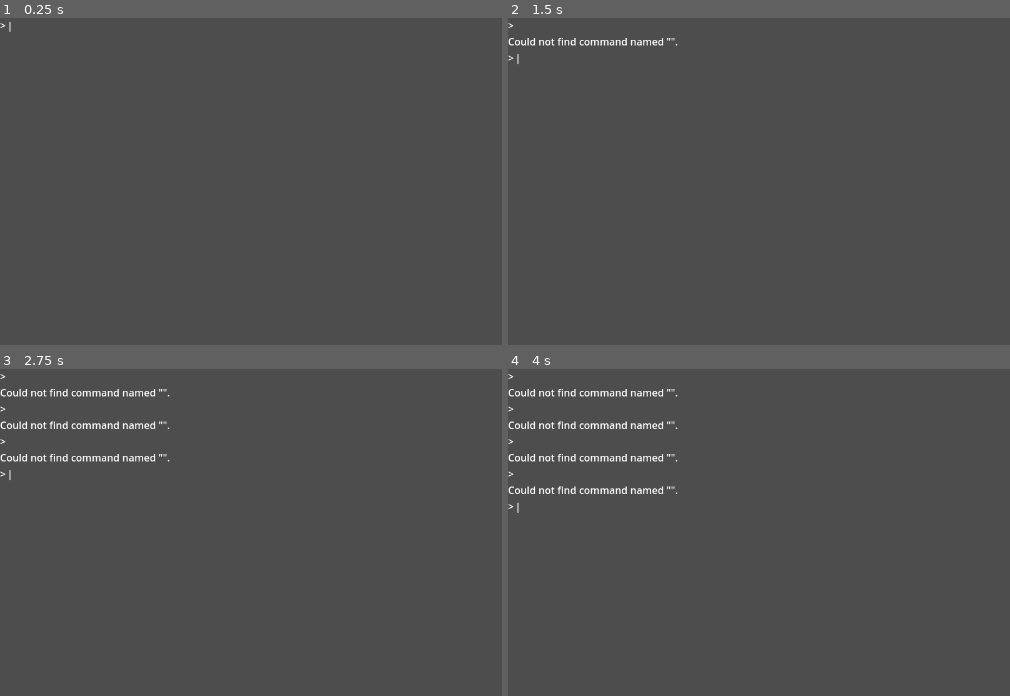
Above: before the commit, frames 1-4 (two rows, left to right).
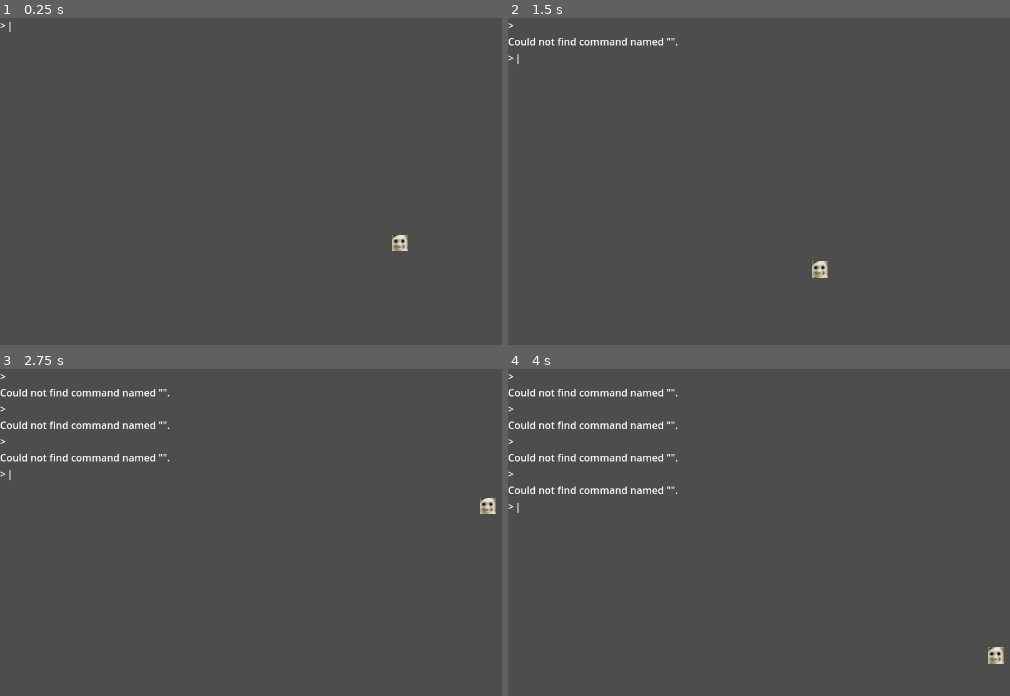
Above: after the commit, the same moments.

Repository: huhthatsnice/Square-Games
Game: Godot game, scene res://scenes/game.tscn
Same seed, same stepped clock (60 frames per second), same inputs: the game is played once before the commit and once after it. Before the commit the project starts from res://scenes/menu.tscn.
Inputs (mouse positions are in pixels of both pictures, inside the frame that each line leads up to):
- Up to frame 1 (0.25 s): no input
- Up to frame 2 (1.5 s): tap Enter at 0.5 s; move the mouse to (outside the picture) at 0.52 s; hold Right 0.53-1.28 s; tap Backspace at 0.6, 1.35 s; tap Space at 1.25 s; move the mouse to (748, 266) at 1.27 s; hold Left from 1.28 s (still down)
- Up to frame 3 (2.75 s): tap Enter at 2, 2.1 s; move the mouse to (481, 496) at 2.02 s; release Left at 2.03 s; hold Right from 2.03 s (still down); tap Backspace at 2.3 s
- Up to frame 4 (4 s): tap Space at 2.75 s; move the mouse to (869, 682) at 2.77 s; tap Backspace at 2.85, 3.6 s; tap Enter at 3.5 s; move the mouse to (outside the picture) at 3.52 s; release Right at 3.53 s; hold Left from 3.53 s (still down)

The runs differ from the first frame. In frame 1, 0.2% of the frame differs, in the area x 78-82%, y 66-72%; in frame 2, 0.2%, in the area x 60-64%, y 74-80%; in frame 3, 0.2%; in frame 4, 0.2%.

Commit message:
add the rest of the game

Diff:
--- /dev/null
+++ b/assets/materials/new_standard_material_3d.tres
@@ -0,0 +1,4 @@
+[gd_resource type="StandardMaterial3D" format=3 uid="uid://cbx2t2ss3am4x"]
+
+[resource]
+shading_mode = 0
--- a/project.godot
+++ b/project.godot
@@ -12,7 +12,7 @@
 
 config/name="SSCS"
 config/version="0.1"
-run/main_scene="uid://bvu7fbyxi5nab"
+run/main_scene="uid://dxie0udrkwq8l"
 config/use_custom_user_dir=true
 config/custom_user_dir_name="SSCS"
 config/features=PackedStringArray("4.4", "Forward Plus", "Redot")
@@ -28,8 +28,9 @@
 [autoload]
 
 SSCS="*res://scripts/singletons/SSCS.gd"
-Terminal="*res://scenes/terminal.tscn"
-CommandLoader="*res://scripts/CommandLoader.gd"
+Terminal="*res://scenes/singletons/terminal.tscn"
+CommandLoader="*res://scripts/singletons/CommandLoader.gd"
+AudioManager="*res://scripts/singletons/AudioManager.gd"
 
 [debug]
 
@@ -39,6 +40,7 @@
 
 window/size/viewport_width=1280
 window/size/viewport_height=720
+window/size/mode=3
 window/stretch/aspect="ignore"
 window/vsync/vsync_mode=0
 
--- a/scenes/game.tscn
+++ b/scenes/game.tscn
@@ -1,8 +1,16 @@
-[gd_scene load_steps=2 format=3 uid="uid://dxie0udrkwq8l"]
+[gd_scene load_steps=3 format=3 uid="uid://dxie0udrkwq8l"]
 
-[ext_resource type="Script" uid="uid://cpvhaddtqbkgb" path="res://scripts/classes/NoteHandler.gd" id="1_uwrxv"]
+[ext_resource type="Texture2D" uid="uid://djm8y1mnluy33" path="res://assets/defaults/cursor.jpg" id="2_lnu2h"]
+[ext_resource type="Script" uid="uid://55f13iefthiq" path="res://scripts/classes/Cursor.gd" id="2_yqjtg"]
 
 [node name="Game" type="Node3D"]
 
-[node name="Notes" type="Node3D" parent="."]
-script = ExtResource("1_uwrxv")
+[node name="Cursor" type="Sprite3D" parent="."]
+unique_name_in_owner = true
+transform = Transform3D(1, 0, 0, 0, 1, 0, 0, 0, 1, 0, 0, 10)
+texture = ExtResource("2_lnu2h")
+script = ExtResource("2_yqjtg")
+
+[node name="Camera3D" type="Camera3D" parent="."]
+transform = Transform3D(-1, 0, -8.74228e-08, 0, 1, 0, 8.74228e-08, 0, -1, 0, 0, 0)
+current = true
--- a/scenes/menu.tscn
+++ /dev/null
@@ -1,12 +0,0 @@
-[gd_scene load_steps=2 format=3 uid="uid://bvu7fbyxi5nab"]
-
-[ext_resource type="Script" uid="uid://0lufbwn5daio" path="res://scripts/menu.gd" id="1_yqjtg"]
-
-[node name="Menu" type="Control"]
-layout_mode = 3
-anchors_preset = 15
-anchor_right = 1.0
-anchor_bottom = 1.0
-grow_horizontal = 2
-grow_vertical = 2
-script = ExtResource("1_yqjtg")
--- a/scenes/prefabs/note.tscn
+++ b/scenes/prefabs/note.tscn
@@ -2,11 +2,9 @@
 
 [ext_resource type="ArrayMesh" uid="uid://hivf8c2sjwfg" path="res://assets/meshes/Rounded.obj" id="1_5ueft"]
 [ext_resource type="Script" uid="uid://cs75yljb0w6bw" path="res://scripts/classes/Note.gd" id="1_qg57c"]
-
-[sub_resource type="StandardMaterial3D" id="StandardMaterial3D_0fjeg"]
-shading_mode = 0
+[ext_resource type="Material" uid="uid://cbx2t2ss3am4x" path="res://assets/materials/new_standard_material_3d.tres" id="2_0fjeg"]
 
 [node name="Note" type="MeshInstance3D"]
 mesh = ExtResource("1_5ueft")
-surface_material_override/0 = SubResource("StandardMaterial3D_0fjeg")
+surface_material_override/0 = ExtResource("2_0fjeg")
 script = ExtResource("1_qg57c")
--- a/scenes/terminal.tscn
+++ b/scenes/singletons/terminal.tscn
@@ -1,6 +1,6 @@
-[gd_scene load_steps=4 format=3 uid="uid://cmhf6nd2laeuc"]
+[gd_scene load_steps=4 format=3 uid="uid://3plwyh6qwfvl"]
 
-[ext_resource type="Script" uid="uid://fpdfqibiw5d7" path="res://scripts/Terminal.gd" id="1_m430i"]
+[ext_resource type="Script" uid="uid://fpdfqibiw5d7" path="res://scripts/singletons/Terminal.gd" id="1_yjhey"]
 
 [sub_resource type="SystemFont" id="SystemFont_noarx"]
 subpixel_positioning = 0
@@ -18,4 +18,4 @@
 size_flags_vertical = 3
 label_settings = SubResource("LabelSettings_a0tk4")
 autowrap_mode = 2
-script = ExtResource("1_m430i")
+script = ExtResource("1_yjhey")
--- /dev/null
+++ b/scripts/classes/Cursor.gd
@@ -0,0 +1,23 @@
+extends Sprite3D
+class_name Cursor
+
+var pos:Vector2 = Vector2(0,0)
+
+const gridMax = Vector2(3,3)/2
+
+var grid_distance:float = SSCS.settings.grid_distance
+
+func _ready() -> void:
+	var texture_size:Vector2 = self.texture.get_size()
+	self.scale=(Vector3(texture_size.x,texture_size.y,1)*self.pixel_size).inverse() * Vector3(0.28,0.28,1)
+	print(self.scale)
+	update_position()
+
+func update_position() -> void:
+	self.position=Vector3(pos.x,pos.y,grid_distance)
+
+
+func _input(event: InputEvent) -> void:
+	if event is InputEventMouseMotion:
+		pos = (pos+(-event.relative)/SSCS.settings.pixels_per_grid_unit).clamp(-gridMax,gridMax)
+		update_position()
--- /dev/null
+++ b/scripts/classes/GameHandler.gd
@@ -0,0 +1,131 @@
+extends Node3D
+class_name GameHandler
+
+const note_base: PackedScene = preload("res://scenes/prefabs/note.tscn")
+const note_mesh: ArrayMesh = preload("res://assets/meshes/Rounded.obj")
+
+var map: MapLoader.Map
+
+var notes: Array[Note]
+var cursor: Cursor
+
+var misses: int = 0
+var hits: int = 0
+
+var last_loaded_note_id: int=0
+
+var ran: bool = false
+var stopped: bool = false
+
+var playing: bool = false
+
+var hit_time: float = SSCS.modifiers.hit_time/1000
+var hitbox_size: float = SSCS.modifiers.hitbox_size
+
+var approach_time: float = SSCS.settings.spawn_distance/SSCS.settings.approach_rate
+
+var health: float = 5
+
+signal ended
+
+func _init(map_arg: MapLoader.Map) -> void:
+	map = map_arg
+
+func _ready() -> void:
+	cursor = $"../Cursor"
+
+func play() -> void:
+	assert(not ran, "Tried to run game manager more than once")
+	ran = true
+
+	Input.mouse_mode=Input.MOUSE_MODE_CONFINED_HIDDEN
+	cursor.pos=Vector2()
+	cursor.update_position()
+	playing = true
+	AudioManager.set_stream(map.audio)
+	AudioManager.set_playback_speed(SSCS.modifiers.speed)
+	AudioManager.play(0)
+
+func stop() -> void:
+	assert(not stopped, "Tried to stop game manager more than once")
+	stopped = true
+
+	Input.mouse_mode=Input.MOUSE_MODE_VISIBLE
+	ended.emit()
+	playing = false
+	AudioManager.stop()
+
+func pause() -> void:
+	Input.mouse_mode=Input.MOUSE_MODE_VISIBLE
+	playing = false
+	AudioManager.stop()
+
+func unpause() -> void:
+	Input.mouse_mode=Input.MOUSE_MODE_CONFINED_HIDDEN
+	playing = true
+	AudioManager.resume()
+
+func _register_hit() -> void:
+	print('hit')
+	hits+=1
+	health=clamp(health+0.5,0,5)
+	print(health)
+
+func _register_miss() -> void:
+	print('miss')
+	misses+=1
+	health=clamp(health-1,0,5)
+	print(health)
+
+func _check_death() -> void:
+	if health==0:
+		stop()
+
+var last_load:float = 0
+func _load_notes() -> void:
+	while last_loaded_note_id<len(map.data):
+		var note_data: MapLoader.NoteDataMinimal = map.data[last_loaded_note_id]
+		if float(note_data.t)/1000 <= AudioManager.elapsed+approach_time:
+			var note:Note = Note.new(last_loaded_note_id, Vector2(note_data.x, note_data.y), float(note_data.t)/1000, note_mesh)
+			notes.append(note)
+			self.add_child(note)
+			last_loaded_note_id += 1
+		else:
+			break
+
+	#debug loader, just loads a string of notes at 10 notes per second
+	#if AudioManager.elapsed-0.1>last_load:
+		#last_load = AudioManager.elapsed
+		#var note:Note = Note.new(last_loaded_note_id, Vector2(0, 0), AudioManager.elapsed+approach_time, note_mesh)
+		#notes.append(note)
+		#self.add_child(note)
+		#last_loaded_note_id += 1
+
+
+func _check_hitreg() -> void:
+	for note: Note in notes:
+		if note.t<AudioManager.elapsed:
+			if note.t<AudioManager.elapsed-hit_time:
+				_register_miss()
+				note.queue_free()
+				notes.erase(note)
+			else:
+				var diff:Vector2 = (note.pos-cursor.pos).abs()
+
+				if max(diff.x,diff.y)<hitbox_size:
+					note.queue_free()
+					notes.erase(note)
+					_register_hit()
+		else:
+			break
+
+func _update_render() -> void:
+	for note: Note in notes:
+		note._render(AudioManager.elapsed)
+
+func _process(_dt:float) -> void:
+	if not playing or stopped: return
+	_load_notes()
+	_check_hitreg()
+	_check_death()
+	_update_render()
--- a/scripts/classes/MapLoader.gd
+++ b/scripts/classes/MapLoader.gd
@@ -25,16 +25,19 @@
 static func _parse_data(data: String) -> Array[NoteDataMinimal]:
 	var output_data: Array[NoteDataMinimal] = []
 
-	for v:String in data.split(","):
+	for v: String in data.split(","):
 		var split: PackedStringArray = v.split("|")
-		output_data.append(NoteDataMinimal.new(split[0].to_float(), split[1].to_float(), split[2].to_int()))
+		if len(split)==3:
+			output_data.append(NoteDataMinimal.new(1-split[0].to_float(), split[1].to_float()-1, split[2].to_int()))
 
 	return output_data
 
 static func from_path_native(path:String) -> Map:
 	var new_map: Map = Map.new()
 
-	var audio: AudioStream = load("%s/audio.mp3" % path)
+	var audio: AudioStreamMP3 = AudioStreamMP3.new()
+	audio.data = FileAccess.get_file_as_bytes("%s/audio.mp3" % path)
+
 	var raw_data: String = FileAccess.get_file_as_string("%s/data.txt" % path)
 	var data: Array =  _parse_data(raw_data)
 
--- a/scripts/classes/Note.gd
+++ b/scripts/classes/Note.gd
@@ -1,17 +1,62 @@
 extends MeshInstance3D
 class_name Note
 
+const note_material: StandardMaterial3D = preload("res://assets/materials/new_standard_material_3d.tres")
+
 var note_id: int = 0
 var color: Color
+var color_assigned:bool = false
 var pos: Vector2
 var t: float
 
+var color_set:Array[Color]=SSCS.settings.color_set
+
+var approach_rate:float = SSCS.settings.approach_rate
+var spawn_distance:float = SSCS.settings.spawn_distance
+var approach_time:float = spawn_distance/approach_rate
+
+var vanish_distance:float = -SSCS.settings.vanish_distance
+var grid_distance:float = SSCS.settings.grid_distance
+
+var has_vanished:bool = false
+
+var note_mesh: Mesh
+
+func _init(note_id_arg: int, pos_arg: Vector2, t_arg: float, note_mesh_arg: Mesh) -> void:
+	note_id=note_id_arg
+	pos=pos_arg
+	t=t_arg
+	note_mesh = note_mesh_arg
+
+	self.mesh=note_mesh
+	self.set_surface_override_material(0,note_material.duplicate())
+
 func _ready() -> void:
-	if color == null:
-		color = SSCS.derived.ColorSet[note_id % len(SSCS.derived.ColorSet)]
+	if not color_assigned:
+		color_assigned = true
+		color = color_set[note_id % len(color_set)]
 
-	var material: StandardMaterial3D = self.get_surface_override_material(0).duplicate()
-
+	var material: StandardMaterial3D = self.get_surface_override_material(0)
 	material.albedo_color = color
 
-	self.set_surface_override_material(0, material)
+	#guaruntees note's absolute size will be the Vector3 on the right
+	var aabb:AABB = self.get_aabb()
+
+	self.scale = aabb.size.inverse() * Vector3(1,1,0.2)
+
+
+func _render(ct: float) -> void:
+	if has_vanished: return
+
+	var time_til_hit: float = t-ct
+
+	var note_lerp: float = (time_til_hit/approach_time)
+
+	var new_pos: float = spawn_distance*note_lerp
+
+	if new_pos < vanish_distance:
+		has_vanished=true
+		self.transparency=1
+		return
+
+	self.position=Vector3(pos.x,pos.y,grid_distance+new_pos)
--- a/scripts/classes/NoteHandler.gd
+++ /dev/null
@@ -1,16 +0,0 @@
-extends Node3D
-class_name NoteHandler
-
-var notes: Array[Note] = []
-const note_base: PackedScene = preload("res://scenes/prefabs/note.tscn")
-
-
-static func create_note(pos: Vector2, t: float) -> void:
-	var new_note: Note = note_base.instantiate()
-
-	new_note.pos = pos
-	new_note.t = t
-
-func check() -> void:
-	for note: Note in notes:
-		pass
--- a/scripts/menu.gd
+++ /dev/null
@@ -1,4 +0,0 @@
-extends Control
-
-func _ready() -> void:
-	pass
--- /dev/null
+++ b/scripts/singletons/AudioManager.gd
@@ -0,0 +1,49 @@
+extends Node
+
+var player: AudioStreamPlayer
+var stream: AudioStream
+
+var playing: bool = false
+var elapsed: float = 0
+var last_update: int = 0
+var playback_speed: float = 1
+
+signal ended
+
+func _ready() -> void:
+	player = AudioStreamPlayer.new()
+	player.bus=&"Music"
+	player.pitch_scale=playback_speed
+	player.volume_linear=0.5
+	player.finished.connect(func() -> void:
+		playing=false
+		ended.emit()
+	)
+	self.add_child(player)
+
+func set_stream(new_stream: AudioStream) -> void:
+	stream = new_stream
+	player.stream=stream
+
+func set_playback_speed(speed: float) -> void:
+	playback_speed=speed
+	player.pitch_scale=speed
+
+func play(from:float) -> void:
+	playing = true
+	player.play()
+	elapsed=from
+	last_update = Time.get_ticks_usec()
+
+func stop() -> void:
+	playing = false
+	player.stop()
+
+func resume() -> void:
+	play(elapsed)
+
+func _process(_dt: float) -> void:
+	if not playing: return
+	var current_update: int = Time.get_ticks_usec()
+	elapsed += (float(current_update-last_update)/1_000_000)*playback_speed
+	last_update = current_update
--- a/scripts/CommandLoader.gd
+++ b/scripts/singletons/CommandLoader.gd
@@ -14,7 +14,8 @@
 	commands.append(command)
 
 func _ready() -> void:
-
+	if not Terminal.is_node_ready():
+		await Terminal.ready
 	Terminal.line_entered.connect(func(line:String)->void:
 		var split:PackedStringArray = line.split(" ")
 		var cmd:String = split[0]
@@ -56,7 +57,6 @@
 	register_command(Command.new(func(setting_name:String,setting_value:String) -> void:
 		if SSCS.settings.has(setting_name):
 			var type:int = typeof(SSCS.settings[setting_name])
-			var out:Variant
 			var valid:bool = true
 			match type:
 				TYPE_FLOAT:
@@ -82,57 +82,21 @@
 			Terminal.print_console("Failed to set {0} to {1} (invalid setting name).\n".format([setting_name,setting_value]))
 	,["set","setsetting"]))
 
+	register_command(Command.new(func(map_name: String) -> void:
+		var map:MapLoader.Map = MapLoader.from_path_native("user://maps/{0}".format([map_name]))
+		var game_handler:GameHandler = GameHandler.new(map)
 
-			#elif cmd =="lsm" or cmd =="listsongs" or cmd=="listmaps":
-			#for v:String in DirAccess.get_directories_at("user://maps"):
-				#%Terminal.print_console(v+"\n")
-		#elif cmd=="lss" or cmd=="listsettings":
-			#for i:String in SSCS.settings.keys():
-				#var v:Variant = SSCS.settings[i]
-				#%Terminal.print_console("{0}:{1}\n".format([i,v]))
+		var game_scene:Node = $"/root/Game"
 
-	#if cmd=="clr" or cmd=="clear":
-			#%Terminal.consoleText=""
-		#elif cmd=="set" or cmd=="setsetting":
-			#print("got set command")
-			#if len(split)!=3:
-				#%Terminal.print_console("Invalid argument count.\n")
-				#return
-#
-			#if SSCS.settings.has(split[1]):
-				#var type:int = typeof(SSCS.settings[split[1]])
-				#var out:Variant
-				#var valid:bool = true
-				#match type:
-					#TYPE_FLOAT:
-						#if split[2].is_valid_float():
-							#SSCS.settings[split[1]]=split[2].to_float()
-						#else:
-							#valid = false
-							#%Terminal.print_console("Failed to set {0} to {1} (invalid setting value).\n".format([split[1],split[2]]))
-					#TYPE_INT:
-						#if split[2].is_valid_int():
-							#SSCS.settings[split[1]]=split[2].to_int()
-						#else:
-							#valid = false
-							#%Terminal.print_console("Failed to set {0} to {1} (invalid setting value).\n".format([split[1],split[2]]))
-					#TYPE_BOOL:
-						#if split[2]=="false" or split[2]=="true":
-							#SSCS.settings[split[1]]=split[2]=="true"
-						#else:
-							#valid = false
-							#%Terminal.print_console("Failed to set {0} to {1} (invalid setting value).\n".format([split[1],split[2]]))
-				#if valid:
-					#%Terminal.print_console("Set {0} to {1} successfully.\n".format([split[1],split[2]]))
-			#else:
-				#%Terminal.print_console("Failed to set {0} to {1} (invalid setting name).\n".format([split[1],split[2]]))
-#
-		#elif cmd =="lsm" or cmd =="listsongs" or cmd=="listmaps":
-			#for v:String in DirAccess.get_directories_at("user://maps"):
-				#%Terminal.print_console(v+"\n")
-		#elif cmd=="lss" or cmd=="listsettings":
-			#for i:String in SSCS.settings.keys():
-				#var v:Variant = SSCS.settings[i]
-				#%Terminal.print_console("{0}:{1}\n".format([i,v]))
-		#else:
-			#%Terminal.print_console("No valid command named {0}.\n".format([split[0]]))
+		game_scene.add_child(game_handler)
+
+		game_handler.play()
+
+		Terminal.visible = false
+
+		await game_handler.ended
+
+		game_handler.queue_free()
+		Terminal.visible = true
+
+	,["play","playmap"]))
--- a/scripts/singletons/SSCS.gd
+++ b/scripts/singletons/SSCS.gd
@@ -1,15 +1,23 @@
 extends Node3D
 
 class Settings:
-	var approach_rate: float = 100.0
-	var spawn_distance: float = 50.0
+	var approach_rate: float = 50.0
+	var spawn_distance: float = 25.0
 	var color_set: Array[Color] = [
 		Color.from_string("#ffffff", Color.WHITE),
-		Color.from_string("#80ff80", Color.WHITE),
+		Color.from_string("#66ffff", Color.WHITE),
 	]
+	var grid_distance:float = 5
+	var vanish_distance:float = 0.2
+	var pixels_per_grid_unit:int = 80
+
+class Modifiers:
+	var hit_time:float = 50
+	var hitbox_size:float = 1.28/2
+	var speed:float = 1
 
 var settings: Settings = Settings.new()
-
+var modifiers: Modifiers = Modifiers.new()
 func _ready() -> void:
 	#make sure directories exist
 	DirAccess.make_dir_absolute("user://maps")
--- a/scripts/terminal.gd
+++ b/scripts/singletons/Terminal.gd
@@ -1,6 +1,6 @@
 extends Label
 
-const character_whitelist: String = "ABCDEFGHIJKLMNOPQRSTUVWXYZ1234567890 "
+const CHARACTER_WHITELIST: String = "ABCDEFGHIJKLMNOPQRSTUVWXYZ1234567890 "
 
 var is_accepting_input: bool = true
 var console_text:String = ""
@@ -29,7 +29,7 @@
 			var keylabel: int = event.key_label
 			#print(keylabel)
 
-			if OS.is_keycode_unicode(keylabel) and character_whitelist.contains(char(keylabel)):
+			if OS.is_keycode_unicode(keylabel) and CHARACTER_WHITELIST.contains(char(keylabel)):
 				var key: String = char(keylabel)
 				if key == "V" and event.ctrl_pressed:
 					key = DisplayServer.clipboard_get()
@@ -42,6 +42,7 @@
 
 				match keylabel:
 					KEY_BACKSPACE:
+						if cursor==0: return
 						current_input = current_input.erase(cursor - 1, 1)
 						cursor = clamp(cursor - 1, 0, len(current_input))
 					KEY_ENTER:
Binary file added: assets/defaults/cursor.jpg
Not shown, added: assets/defaults/cursor.jpg.import
Not shown, added: scripts/classes/Cursor.gd.uid
Not shown, added: scripts/classes/GameHandler.gd.uid
Not shown, removed: scripts/classes/NoteHandler.gd.uid
Not shown, removed: scripts/menu.gd.uid
Not shown, added: scripts/singletons/AudioManager.gd.uid
Renamed: scripts/CommandLoader.gd.uid -> scripts/singletons/CommandLoader.gd.uid
Renamed: scripts/terminal.gd.uid -> scripts/singletons/Terminal.gd.uid
